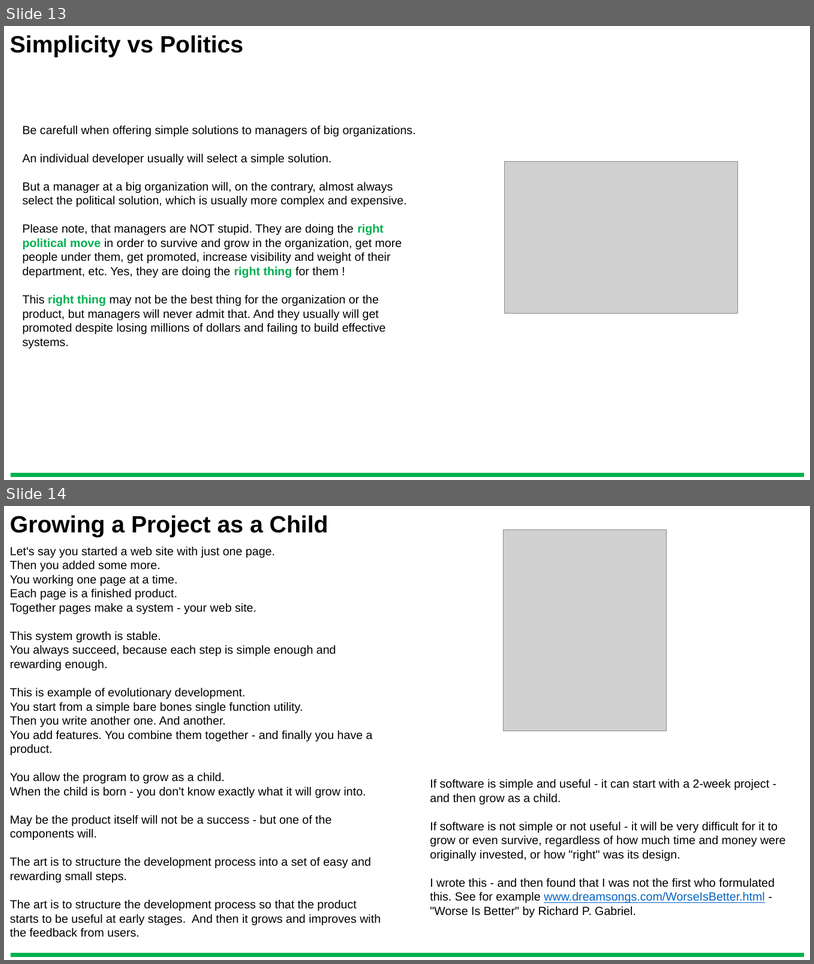
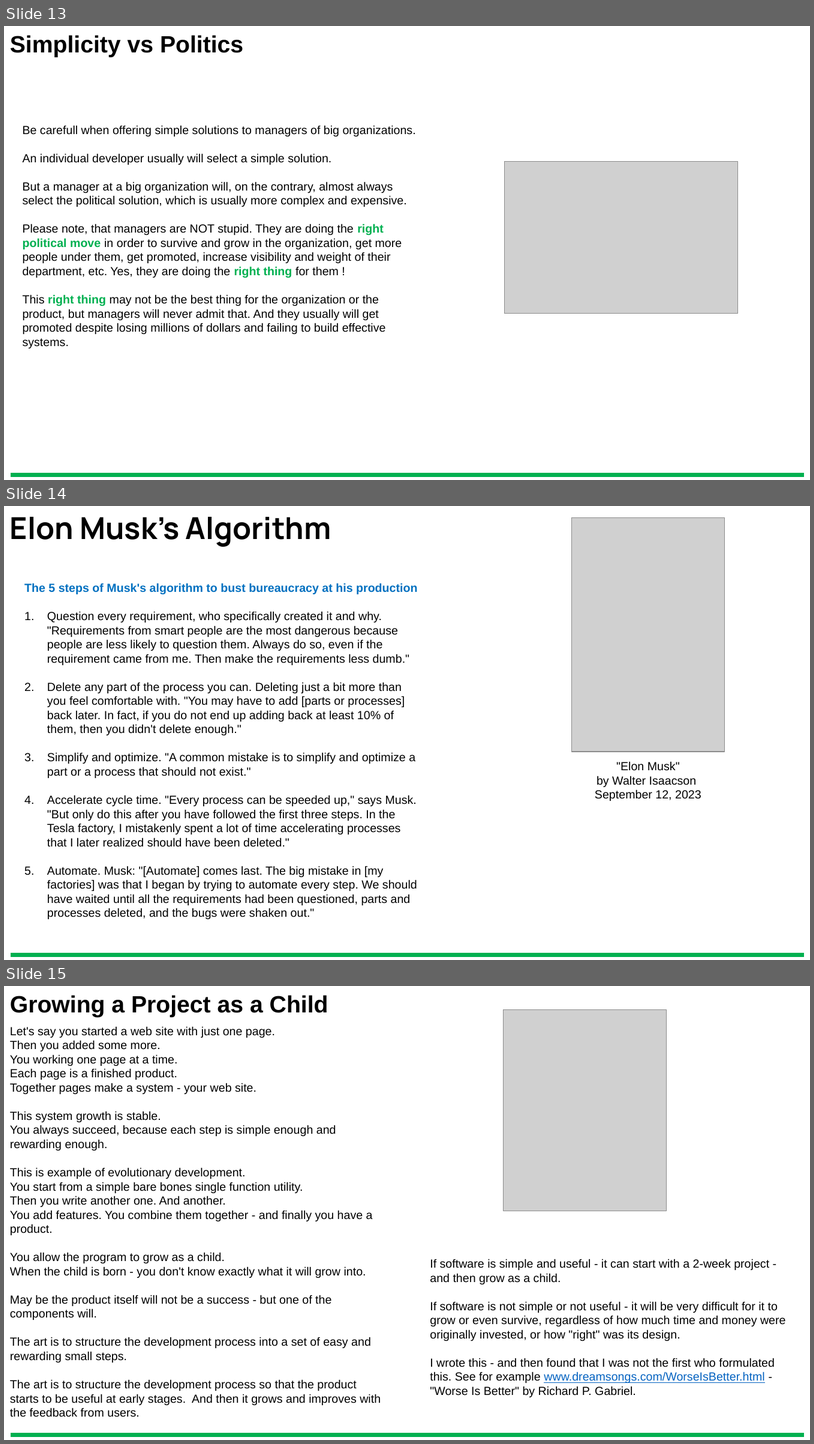
Before and after one commit to lselector/management, a slide deck: Management.pptx. Shown one above the other, each under a label of ours: slides 13 and 14 before the commit, slides 13, 14 and 15 after it. The pictures are 814x964 and 814x1444 pixels, drawn with LibreOffice and Linux fonts; fonts in the diff are those of the drawing; grey boxes stand for pictures. Boxes give left, top, right and bottom in pixels: in the first picture for what was removed or moved away, otherwise in the second. Text is boxed around its words. In the diff, an @@ line names an element or a change of style, - is before the commit and + after.

Commit message:
update

```diff
--- a/Management.pptx
+++ b/Management.pptx
@@ slide 14 added at (x1=4, y1=506, x2=810, y2=960), background #FFFFFF @@
@@ text added at (x1=10, y1=517, x2=332, y2=547), 36 pt, text #000000, bold @@
+Elon Musk's Algorithm
@@ picture added at (x1=572, y1=518, x2=725, y2=751) @@
@@ text added at (x1=24, y1=583, x2=417, y2=919), 14 pt, text #000000 @@
+The 5 steps of Musk's algorithm to bust bureaucracy at his production
+1. Question every requirement, who specifically created it and why. "Requirements from smart people are the most dangerous because people are less likely to question them. Always do so, even if the requirement came from me. Then make the requirements less dumb."
+2. Delete any part of the process you can. Deleting just a bit more than you feel comfortable with. "You may have to add [parts or processes] back later. In fact, if you do not end up adding back at least 10% of them, then you didn't delete enough."
+3. Simplify and optimize. "A common mistake is to simplify and optimize a part or a process that should not exist."
+4. Accelerate cycle time. "Every process can be speeded up," says Musk. "But only do this after you have followed the first three steps. In the Tesla factory, I mistakenly spent a lot of time accelerating processes that I later realized should have been deleted."
+5. Automate. Musk: "[Automate] comes last. The big mistake in [my factories] was that I began by trying to automate every step. We should have waited until all the requirements had been questioned, parts and processes deleted, and the bugs were shaken out."
@@ text added at (x1=595, y1=761, x2=702, y2=801), 14 pt, text #000000 @@
+"Elon Musk"
+by Walter Isaacson
+September 12, 2023
@@ line added from (11, 954) to (805, 954), #00B050 5 pt @@
@@ what was slide 14 is now slide 15 @@
```
